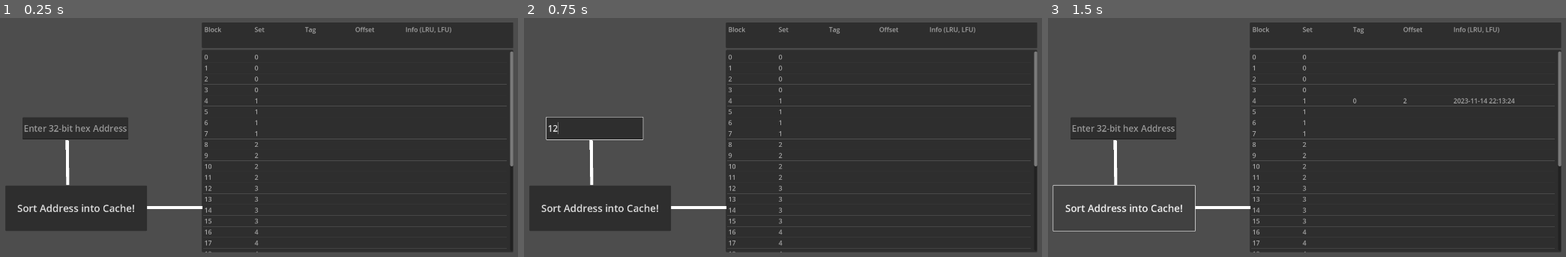
Above: before the commit, frames 1-3 (left to right).
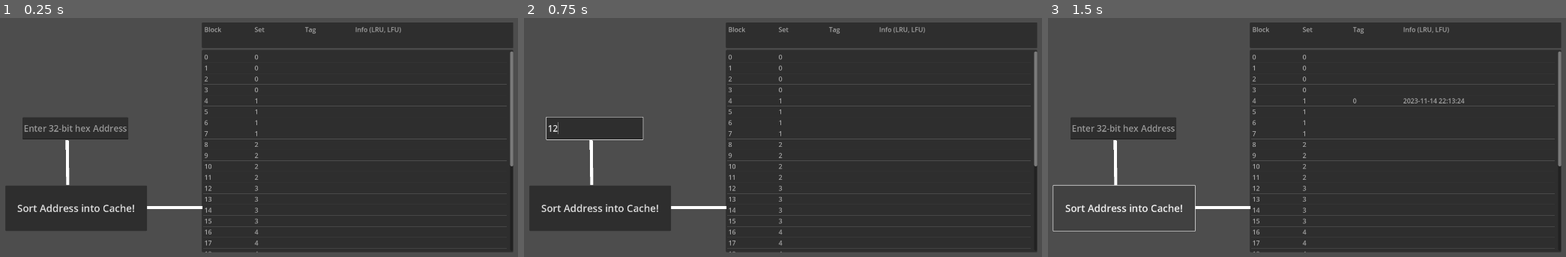
Above: after the commit, the same moments.

Repository: icebee03/CacheVenture
Game: Godot game, scene res://cacheTestground.tscn
Same seed, same stepped clock (60 frames per second), same inputs: the game is played once before the commit and once after it. The project has no main scene, so this scene is started directly.
Inputs (mouse positions are in pixels of both pictures, inside the frame that each line leads up to):
- Up to frame 1 (0.25 s): no input
- Up to frame 2 (0.75 s): click (601, 127) at 0.52 s; type "12" at 0.6 s
- Up to frame 3 (1.5 s): click "Sort Address into Cache!" at 1.25 s

The runs differ from the first frame. In frame 1, 0.2% of the frame differs, in the area x 68-88%, y 3-7%; in frame 2, 0.2%; in frame 3, 0.4%, in the area x 68-91%, y 3-36%.

Commit message:
removed the "offset" field from the cache
The offset field is not part of the cache table and is only interesting for mulitplexing to get the right byte in an actual cpu. Updated the methods inside of the "Cache" scene

Diff:
--- a/cacheTestground.tscn
+++ b/cacheTestground.tscn
@@ -6,7 +6,7 @@
 [node name="Node" type="Node"]
 script = ExtResource("1_cdvai")
 
-[node name="VBoxContainer" parent="." instance=ExtResource("1_8a5pb")]
+[node name="Cache" parent="." instance=ExtResource("1_8a5pb")]
 
 [node name="Button" type="Button" parent="."]
 offset_left = 183.0
--- a/cache_testground.gd
+++ b/cache_testground.gd
@@ -1,6 +1,6 @@
 extends Node
 
-@onready var cache :VBoxContainer = $VBoxContainer		# TODO change the node name from "VBoxContainer" to "Cache"
+@onready var cache :VBoxContainer = $Cache
 @onready var button :Button = $Button
 @onready var input :LineEdit = $LineEdit
 
@@ -74,7 +74,7 @@
 	for lineIdx in possibleLines:
 		var line :Dictionary = cache.get_cache_line(lineIdx)
 		if line["tag"] == "" or line["tag"] == str(tag):
-			cache.modify_cache_line(lineIdx,"keep","keep",str(tag), str(offset), timestamp)
+			cache.modify_cache_line(lineIdx,"keep","keep",str(tag), timestamp)
 			wasLinePlaced = true
 			break
 	#TODO: implement cache hit procedure that updates the info field according to the chosen replacement policy (eg. a hit count for LFU, ...)
@@ -86,7 +86,7 @@
 		var lineToReplace :int = choose_line_to_replace(possibleLines, "Random")
 		if lineToReplace == -1: return
 		replacedLine = cache.get_cache_line(lineToReplace)				#TODO: do something with it (show it in the world)
-		cache.modify_cache_line(lineToReplace,"keep","keep",str(tag),str(offset),"replaced at random")		#TODO: change 'info' message depending on replacement policy
+		cache.modify_cache_line(lineToReplace,"keep","keep",str(tag),"replaced at random")		#TODO: change 'info' message depending on replacement policy
 		wasLinePlaced = true
 
 	#TODO: implement cache conflict/replaced procedure that puts replaced lines into a list or so
--- a/v_box_container.gd
+++ b/v_box_container.gd
@@ -2,7 +2,7 @@
 
 @export var blockNumber :int
 @export var associativityDegree :int
-@onready var cache:ItemList = $Cache
+@onready var cache:ItemList = $CacheBody
 
 var blockCount:int = 0
 
@@ -20,32 +20,30 @@
 			setTmp = 0
 		setTmp += 1
 
-		add_cache_line(str(i), str(setCounter), "", "", "")
+		add_cache_line(str(i), str(setCounter), "", "")
 
 	#modify_cache_line(3, "----","-----","keep","----","keep")
 
 
 # Adds the line consisting of parameter Strings 'block'...'info' to the end of the cache. Ignores new lines exceeding the @blockNumber limit
-func add_cache_line(block:String="0", set:String="0", tag:String="0x0", offset:String="0x0", info:String="...") -> void:
+func add_cache_line(block:String="0", set:String="0", tag:String="0x0", info:String="...") -> void:
 	if(blockCount >= blockNumber): return
 	cache.add_item(block)
 	cache.add_item(set)
 	cache.add_item(tag)
-	cache.add_item(offset)
 	cache.add_item(info)
 	blockCount += 1
 
 
 # Modifes the cache line parameters at 'index'. Ignores indices that point to non-existant cache lines
 # Parameters with the String keyword "keep" do not modify their respective value
-func modify_cache_line(index:int, block:String, set:String, tag:String, offset:String, info:String) -> void:
+func modify_cache_line(index:int, block:String, set:String, tag:String, info:String) -> void:
 	if(index < 0 or index >= blockNumber): return
 	index *= cache.get_max_columns()							# index calculation: index represents the row index
 	if block != "keep": 	cache.set_item_text(index, block)
 	if set != "keep": 	cache.set_item_text(index+1, set)
 	if tag != "keep": 	cache.set_item_text(index+2, tag)
-	if offset != "keep":	cache.set_item_text(index+3, offset)
-	if info != "keep": 	cache.set_item_text(index+4, info)
+	if info != "keep": 	cache.set_item_text(index+3, info)
 
 
 # Returns the cache line parameters at 'index'. Ignores indices that point to non-existant cache lines
@@ -55,5 +53,4 @@
 	return {	"block" : cache.get_item_text(index),
 			"set" : cache.get_item_text(index+1),
 			"tag" : cache.get_item_text(index+2),
-			"offset" : cache.get_item_text(index+3),
-			"info" : cache.get_item_text(index+4)}
+			"info" : cache.get_item_text(index+3)}
--- a/v_box_container.tscn
+++ b/v_box_container.tscn
@@ -2,7 +2,7 @@
 
 [ext_resource type="Script" path="res://v_box_container.gd" id="1_ga8jx"]
 
-[node name="VBoxContainer" type="VBoxContainer"]
+[node name="Cache" type="VBoxContainer"]
 offset_left = 813.0
 offset_top = 187.0
 offset_right = 1581.0
@@ -20,19 +20,18 @@
 size_flags_stretch_ratio = 0.13
 theme_override_font_sizes/font_size = 16
 auto_height = true
-item_count = 5
-max_columns = 5
+item_count = 4
+max_columns = 4
 fixed_column_width = 120
 item_0/text = "Block"
 item_1/text = "Set"
 item_2/text = "Tag"
-item_3/text = "Offset"
-item_4/text = "Info (LRU, LFU)"
+item_3/text = "Info (LRU, LFU)"
 
-[node name="Cache" type="ItemList" parent="."]
+[node name="CacheBody" type="ItemList" parent="."]
 layout_mode = 2
 size_flags_vertical = 3
 theme_override_font_sizes/font_size = 16
 select_mode = 1
-max_columns = 5
+max_columns = 4
 fixed_column_width = 120
